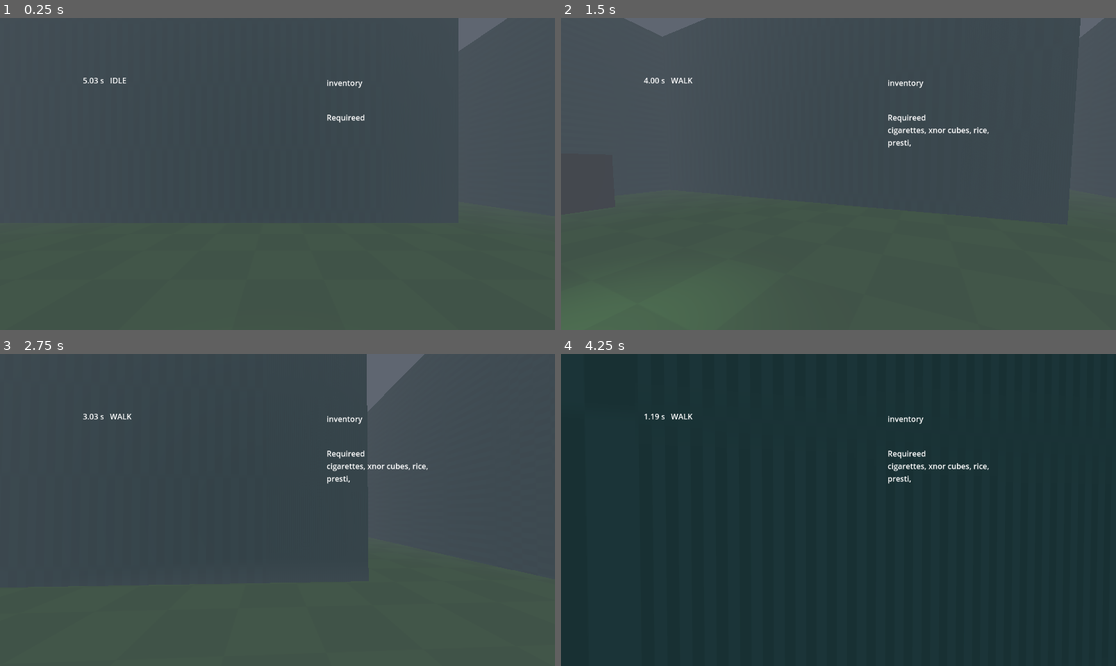
Above: before the commit, frames 1-4 (two rows, left to right).
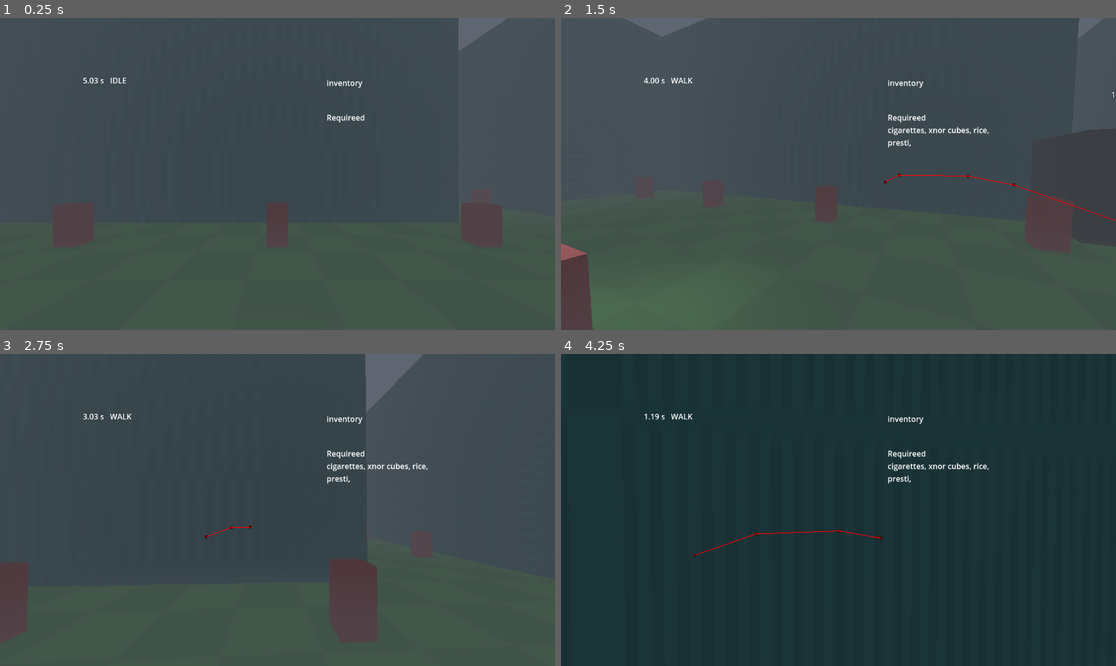
Above: after the commit, the same moments.

Repository: sininen-blue/untitled-3
Game: Godot game, scene res://levels/previs_level.tscn
Same seed, same stepped clock (60 frames per second), same inputs: the game is played once before the commit and once after it.
Inputs (mouse positions are in pixels of both pictures, inside the frame that each line leads up to):
- Up to frame 1 (0.25 s): no input
- Up to frame 2 (1.5 s): tap Enter at 0.5 s; move the mouse to (960, 158) at 0.52 s; hold D (move_right) 0.53-1.28 s; hold Ctrl (move_hide, bound only after the commit) 0.53-1.28 s; tap Space (move_jump) at 0.77 s; move the mouse to (727, 189) at 1.27 s; hold S (move_back) from 1.28 s (still down); click (727, 189) at 1.35 s
- Up to frame 3 (2.75 s): tap Space (move_jump) at 1.52 s; tap Ctrl (move_hide, bound only after the commit) at 1.55 s; move the mouse to (288, 503) at 2.02 s; release S (move_back) at 2.03 s; hold W (move_forward) from 2.03 s (still down); hold Ctrl (move_hide, bound only after the commit) from 2.03 s (still down); tap Shift (move_run) at 2.1 s
- Up to frame 4 (4.25 s): keep holding W (move_forward); move the mouse to (832, 516) at 2.77 s; release Ctrl (move_hide, bound only after the commit) at 2.78 s; tap Ctrl (move_hide, bound only after the commit) at 2.85 s; tap Space (move_jump) at 3.02, 3.77 s; move the mouse to (877, 513) at 3.52 s; hold Ctrl (move_hide, bound only after the commit) from 3.53 s (still down)

The runs differ from the first frame. In frame 1, 0.1% of the frame differs, in the area x 48-91%, y 59-68%; in frame 2, 2.1%, in the area x 0-100%, y 0-100%; in frame 3, 0.7%; in frame 4, less than 0.1%.

Commit message:
wander state

Diff:
--- a/characters/monster/idle_state.gd
+++ b/characters/monster/idle_state.gd
@@ -10,4 +10,6 @@
 
 
 func _on_start_timer_timeout() -> void:
+	if state_machine.current_state != self:
+		return
 	state_machine.change_state("walkstate")
--- a/characters/monster/jog_state.gd
+++ b/characters/monster/jog_state.gd
@@ -19,7 +19,7 @@
 
 
 func physics_update(_delta: float) -> void:
-	if not monster.target:
+	if not monster.player:
 		return
 
 	monster.velocity = monster.direction * speed
--- a/characters/monster/lurk_state.gd
+++ b/characters/monster/lurk_state.gd
@@ -27,7 +27,7 @@
 
 
 func physics_update(_delta: float) -> void:
-	if not monster.target:
+	if not monster.player:
 		return
 
 	monster.velocity = monster.direction * speed
--- a/characters/monster/monster.gd
+++ b/characters/monster/monster.gd
@@ -1,6 +1,7 @@
 extends CharacterBody3D
 
-@export var target : CharacterBody3D
+@export var player : CharacterBody3D
+@export var map: NavigationRegion3D
 
 @export var distance_threshold: float = 5.0
 @export var intensity_threshold: float = 2.0
@@ -9,6 +10,7 @@
 @export var mode_switch_min_time : float = 5.0
 @export var mode_switch_max_time : float = 5.0
 
+var target: Vector3 = Vector3.ZERO
 var direction: Vector3 = Vector3.ZERO
 var distance: float = 0.0
 var intensity: float = 0.0
@@ -22,8 +24,11 @@
 	distance = nav_agent.distance_to_target()
 	intensity += intensity_gain * delta
 
-	var target_pos : Vector3 = target.global_position
-	nav_agent.target_position = target_pos
+	# WARNING: TEMP TEMP TEMP
+	if $StateMachine.current_state.name.to_lower() != "wanderstate":
+		target = player.global_position
+
+	nav_agent.target_position = target
 	var next_path_pos : Vector3 = nav_agent.get_next_path_position()
 
 	direction = global_position.direction_to(next_path_pos)
--- a/characters/monster/monster.tscn
+++ b/characters/monster/monster.tscn
@@ -5,7 +5,7 @@
 [ext_resource type="Script" uid="uid://buirytlxbmu5r" path="res://src/state_machine.gd" id="2_k2xje"]
 [ext_resource type="AudioStream" uid="uid://ciyrmji3wf2y0" path="res://assets/sounds/temp/ding.wav" id="3_jlo68"]
 [ext_resource type="Script" uid="uid://cfdefv7016vtm" path="res://characters/monster/idle_state.gd" id="3_meefj"]
-[ext_resource type="Script" uid="uid://doe4kmkax2f0s" path="res://src/state.gd" id="3_sroch"]
+[ext_resource type="Script" uid="uid://bpwullo8li8ee" path="res://characters/monster/wander_state.gd" id="4_legie"]
 [ext_resource type="Script" uid="uid://cvjj6xwyijj1p" path="res://characters/monster/lurk_state.gd" id="5_lesbq"]
 [ext_resource type="Script" uid="uid://n63qdytc80si" path="res://characters/monster/walk_state.gd" id="5_meefj"]
 [ext_resource type="Script" uid="uid://ctnnu83t18yv0" path="res://characters/monster/jog_state.gd" id="6_248gf"]
@@ -19,7 +19,7 @@
 
 [node name="StateMachine" type="Node" parent="." node_paths=PackedStringArray("initial_state")]
 script = ExtResource("2_k2xje")
-initial_state = NodePath("IdleState")
+initial_state = NodePath("WanderState")
 metadata/_custom_type_script = "uid://buirytlxbmu5r"
 
 [node name="IdleState" type="Node" parent="StateMachine"]
@@ -31,8 +31,11 @@
 autostart = true
 
 [node name="WanderState" type="Node" parent="StateMachine"]
-script = ExtResource("3_sroch")
+script = ExtResource("4_legie")
 metadata/_custom_type_script = "uid://doe4kmkax2f0s"
+
+[node name="WanderRefreshTimer" type="Timer" parent="StateMachine/WanderState"]
+wait_time = 5.0
 
 [node name="WalkState" type="Node" parent="StateMachine"]
 script = ExtResource("5_meefj")
@@ -72,6 +75,7 @@
 size = Vector3(2, 2, 2)
 
 [node name="NavigationAgent3D" type="NavigationAgent3D" parent="."]
+debug_enabled = true
 
 [node name="Label3D" type="Label3D" parent="."]
 transform = Transform3D(1, 0, 0, 0, 1, 0, 0, 0, 1, 0, 2.7762892, 0)
@@ -88,6 +92,7 @@
 stream = ExtResource("3_jlo68")
 
 [connection signal="timeout" from="StateMachine/IdleState/StartTimer" to="StateMachine/IdleState" method="_on_start_timer_timeout"]
+[connection signal="timeout" from="StateMachine/WanderState/WanderRefreshTimer" to="StateMachine/WanderState" method="_on_wander_refresh_timer_timeout"]
 [connection signal="timeout" from="StateMachine/WalkState/ModeSwitchTimer" to="StateMachine/WalkState" method="_on_mode_switch_timer_timeout"]
 [connection signal="timeout" from="StateMachine/JogState/ModeSwitchTimer" to="StateMachine/JogState" method="_on_mode_switch_timer_timeout"]
 [connection signal="timeout" from="StateMachine/LurkState/ModeSwitchTimer" to="StateMachine/LurkState" method="_on_mode_switch_timer_timeout"]
--- a/characters/monster/run_state.gd
+++ b/characters/monster/run_state.gd
@@ -16,7 +16,7 @@
 
 
 func physics_update(_delta: float) -> void:
-	if not monster.target:
+	if not monster.player:
 		return
 
 	monster.velocity = monster.direction * speed
--- a/characters/monster/walk_state.gd
+++ b/characters/monster/walk_state.gd
@@ -19,7 +19,7 @@
 
 
 func physics_update(_delta: float) -> void:
-	if not monster.target:
+	if not monster.player:
 		return
 
 	monster.velocity = monster.direction * speed
--- /dev/null
+++ b/characters/monster/wander_state.gd
@@ -0,0 +1,84 @@
+extends State
+
+@export var speed: float = 20.0
+@export var offset: float = 150
+@export var step_size : float = 50
+
+var monster: Node3D = null
+
+@onready var wander_refresh_timer: Timer = $WanderRefreshTimer
+
+
+func enter() -> void:
+	randomize()
+	print("entering wander")
+
+	monster = state_machine.get_parent()
+	monster.target = get_new_path_target()
+	wander_refresh_timer.start()
+
+
+func exit() -> void:
+	wander_refresh_timer.stop()
+	print("exiting wander")
+
+
+func physics_update(_delta: float) -> void:
+	if not monster.player:
+		return
+
+	# NOTE: instead of using direction
+	# I would get the current target location
+	# pick a random point, x, z, around that target, so I only target somewhere around the player
+	# then check if that's reachable, if not, then I pick another one * 1000
+	# once I get a point, move towards there, with a timer that  refreshes it every so often
+
+
+	monster.velocity = monster.direction * speed
+	monster.move_and_slide()
+
+	if monster.nav_agent.is_navigation_finished():
+		wander_refresh_timer.stop()
+		wander_refresh_timer.start()
+		monster.target = get_new_path_target()
+
+	# if player not hiding and within distance, go to previous state
+	# or lurk
+	#if monster.distance < monster.distance_threshold:
+		#state_machine.change_state("runstate")
+	#if monster.intensity > monster.intensity_threshold:
+		#state_machine.change_state("jogstate")
+
+
+func get_new_path_target() -> Vector3:
+	var current_target: Vector3 = monster.player.global_position
+	var potential_target_list: Array[Vector3] = []
+	var potential_target: Vector3 = Vector3()
+	for row in range(-offset, offset, step_size):
+		for col in range(-offset, offset, step_size):
+			potential_target = Vector3(
+				current_target.x + float(row)/10,
+				current_target.y,
+				current_target.z + float(col)/10
+			)
+
+			potential_target_list.append(potential_target)
+
+	# NOTE: debug
+	var children := get_children()
+	for child in children:
+		if child is Node3D:
+			child.call_deferred("queue_free")
+	const BOX := preload("res://resources/debug_marker.tscn")
+	for point in potential_target_list:
+		var new_marker := BOX.instantiate()
+		add_child(new_marker)
+
+		new_marker.global_position = point
+
+	return potential_target_list.pick_random()
+
+
+func _on_wander_refresh_timer_timeout() -> void:
+	monster.target = get_new_path_target()
+	wander_refresh_timer.start()
--- a/characters/player.gd
+++ b/characters/player.gd
@@ -29,7 +29,7 @@
 @export var jump : float = 8.0
 @export var mass : float = 3.0
 
-enum State {IDLE, WALK, RUN, JUMP}
+enum State {IDLE, WALK, RUN, JUMP, HIDE}
 var previous_state : int = State.IDLE
 var current_state : int = State.IDLE
 
@@ -107,6 +107,8 @@
 			if Input.is_action_just_pressed("move_jump") and is_on_floor() and current_stamina > 1.0:
 				stamina_regen_timer.start()
 				current_state = State.JUMP
+			if Input.is_action_pressed("move_hide"):
+				current_state = State.HIDE
 		State.WALK:
 			previous_state = current_state
 
@@ -152,6 +154,15 @@
 				current_state = previous_state
 
 			previous_state = current_state
+		State.HIDE:
+			current_speed = move_toward(current_speed, 0, decel)
+			if current_speed != 0:
+				velocity.x = previous_direction.x * current_speed
+				velocity.z = previous_direction.z * current_speed
 
+			if Input.is_action_just_released("move_hide"):
+				current_state = State.IDLE
+			if direction != Vector3.ZERO:
+				current_state = State.WALK
 
 	move_and_slide()
--- a/interactables/shop.tscn
+++ b/interactables/shop.tscn
@@ -18,7 +18,6 @@
 
 [node name="CSGBox3D" type="CSGBox3D" parent="."]
 transform = Transform3D(1, 0, 0, 0, 1, 0, 0, 0, 1, 0, 0.5, 0)
-use_collision = true
 metadata/_edit_group_ = true
 
 [node name="TextPivot" type="Node3D" parent="."]
--- a/levels/previs_level.tscn
+++ b/levels/previs_level.tscn
@@ -23,12 +23,17 @@
 
 [node name="WorldEnvironment" parent="." instance=ExtResource("1_vtqtr")]
 
-[node name="Monster" parent="." node_paths=PackedStringArray("target") instance=ExtResource("4_jsi6c")]
+[node name="Monster" parent="." node_paths=PackedStringArray("player", "map") instance=ExtResource("4_jsi6c")]
 transform = Transform3D(1, 0, 0, 0, 1, 0, 0, 0, 1, -21.7, 0, 15.802629)
-target = NodePath("../Player")
+player = NodePath("../Player")
+map = NodePath("../NavigationRegion3D")
 
 [node name="Player" parent="." instance=ExtResource("2_rm7li")]
 transform = Transform3D(1, 0, 0, 0, 1, 0, 0, 0, 1, -12.008545, 0, 18.228205)
+
+[node name="Camera3D" type="Camera3D" parent="Player"]
+transform = Transform3D(1, 0, 0, 0, -4.371139e-08, 1, 0, -1, -4.371139e-08, 0, 18.284, 0)
+fov = 113.1
 
 [node name="NavigationRegion3D" type="NavigationRegion3D" parent="."]
 transform = Transform3D(1, 0, 0, 0, 1, 0, 0, 0, 1, -0.008932114, 0.0207901, -0.07547712)
--- a/project.godot
+++ b/project.godot
@@ -73,6 +73,11 @@
 "events": [Object(InputEventMouseButton,"resource_local_to_scene":false,"resource_name":"","device":-1,"window_id":0,"a …(253 unchanged characters)…
 ]
 }
+move_hide={
+"deadzone": 0.2,
+"events": [Object(InputEventKey,"resource_local_to_scene":false,"resource_name":"","device":-1,"window_id":0,"alt_pressed":false,"shift_pressed":false,"ctrl_pressed":false,"meta_pressed":false,"pressed":false,"keycode":0,"physical_keycode":4194326,"key_label":0,"unicode":0,"location":0,"echo":false,"script":null)
+]
+}
 
 [rendering]
 
--- /dev/null
+++ b/resources/debug_marker.tscn
@@ -0,0 +1,14 @@
+[gd_scene load_steps=3 format=3 uid="uid://04pn3s70bboc"]
+
+[ext_resource type="Texture2D" uid="uid://ba5m36af6kfnl" path="res://assets/textures/checkboard.png" id="1_rvuqp"]
+
+[sub_resource type="StandardMaterial3D" id="StandardMaterial3D_hlat8"]
+albedo_color = Color(1, 0.53999996, 0.53999996, 1)
+albedo_texture = ExtResource("1_rvuqp")
+uv1_scale = Vector3(20, 20, 20)
+
+[node name="DebugMarker" type="Node3D"]
+
+[node name="CSGBox3D" type="CSGBox3D" parent="."]
+size = Vector3(0.5, 2, 0.5)
+material = SubResource("StandardMaterial3D_hlat8")
Not shown, added: characters/monster/wander_state.gd.uid
